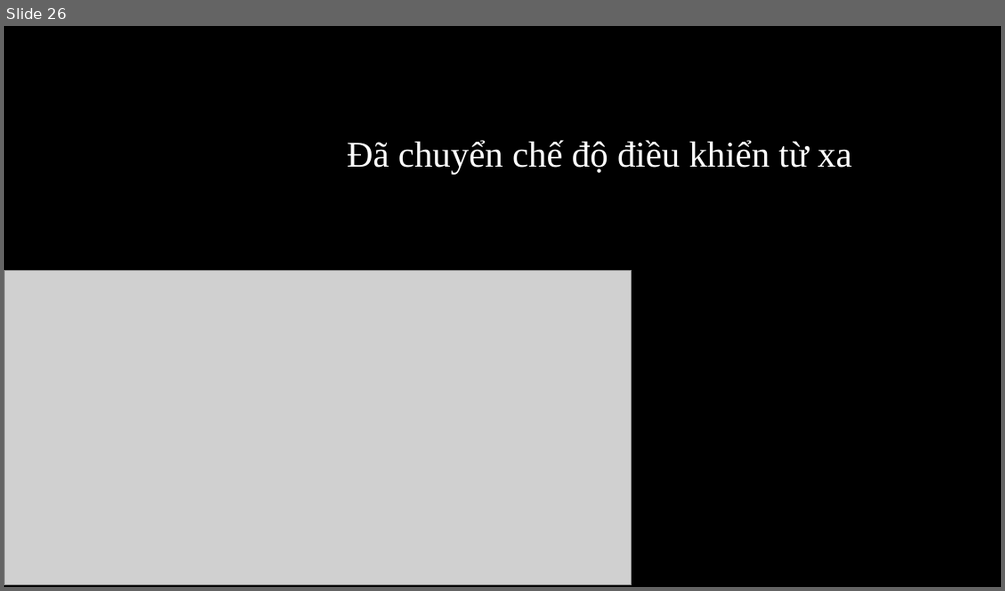
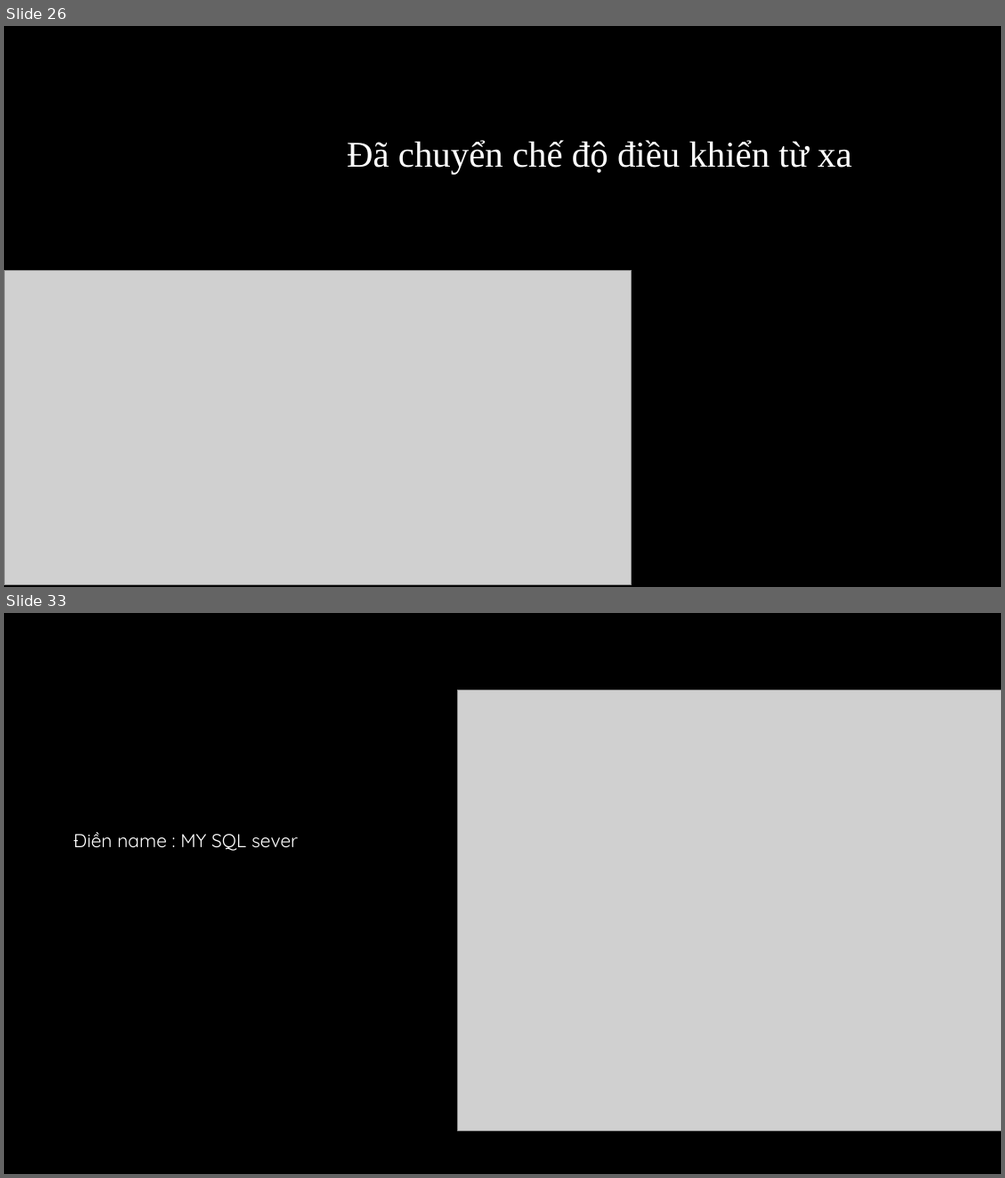
Before and after one commit to vulan1112/b-i-t-p, a slide deck: Quá trình cài đặt My SQL 2022.pptx. Shown one above the other, each under a label of ours: slide 26 before the commit, slides 26 and 33 after it; the slides between them are not shown. The pictures are 1005x591 and 1005x1178 pixels, drawn with LibreOffice and Linux fonts; fonts in the diff are those of the drawing; grey boxes stand for pictures; background and template pictures are left out. Boxes give left, top, right and bottom in pixels: in the first picture for what was removed or moved away, otherwise in the second. Text is boxed around its words. In the diff, an @@ line names an element or a change of style, - is before the commit and + after.

```diff
--- a/Quá trình cài đặt My SQL 2022.pptx
+++ b/Quá trình cài đặt My SQL 2022.pptx
@@ slide 33 added at (4,613,1001,1174), background #000000 @@
@@ picture added at (457,690,1001,1130) @@
@@ text added at (73,832,298,851), 18 pt, text #FFFFFF @@
+Điền name : MY SQL sever
```
Also in this commit, not shown: 7 other slides added.
